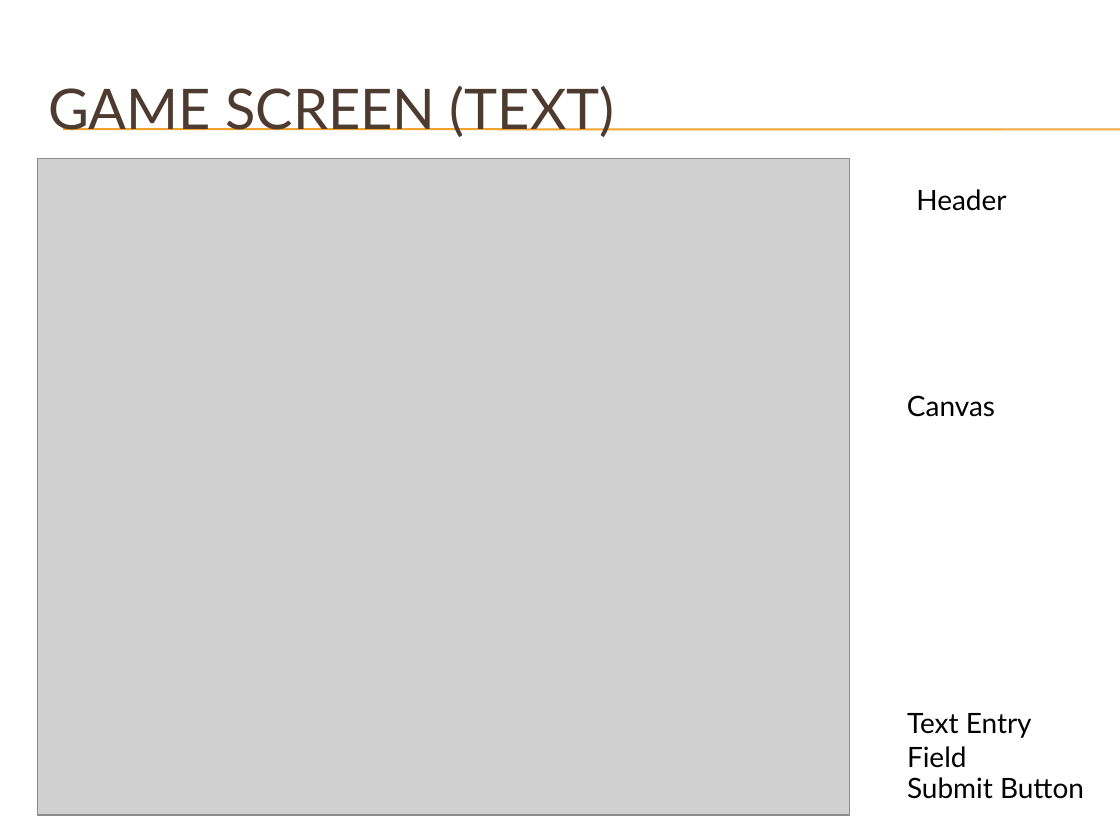
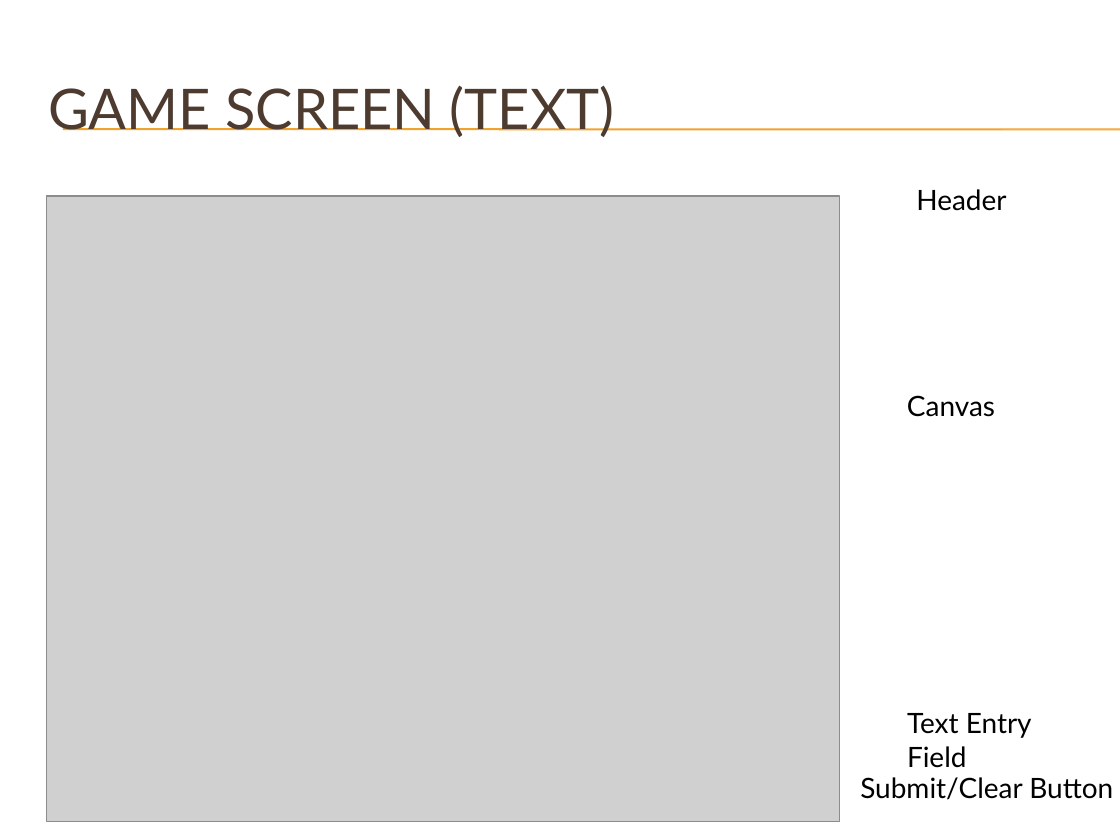
Before and after one commit to Emil-Jacob/web-app, a slide deck: slide 9 of Game App Project.pptx. Drawn at 1120x840 pixels with LibreOffice and Linux fonts; fonts in the diff are those of the drawing; grey boxes stand for pictures; background and template pictures are left out. Boxes give left, top, right and bottom in pixels: in the first picture for what was removed or moved away, otherwise in the second. Text is boxed around its words. In the diff, an @@ line names an element or a change of style, - is before the commit and + after.

```diff
--- a/Game App Project.pptx
+++ b/Game App Project.pptx
@@ picture resized from (x1=37, y1=159, x2=849, y2=815) to (x1=47, y1=196, x2=840, y2=821) @@
@@ text at (x1=860, y1=777, x2=1113, y2=800): text changed @@
-Submit Button
+Submit/Clear Button
```
Also in this commit, not shown: 2 other slides changed, 1 slide added, 13 other files.
